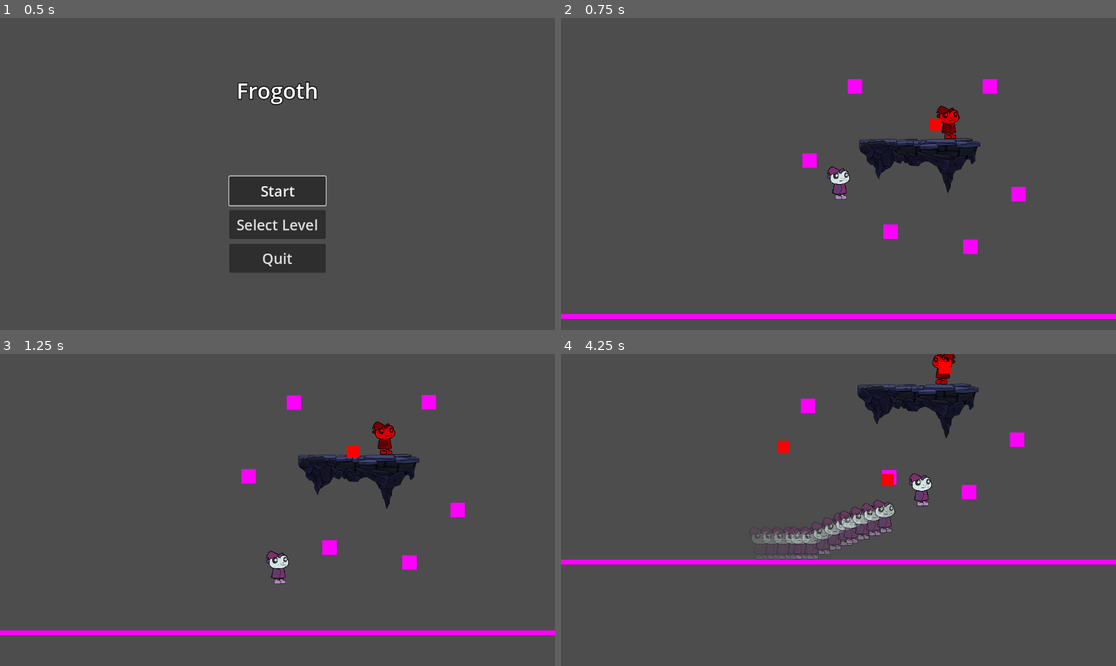
Above: before the commit, frames 1-4 (two rows, left to right).
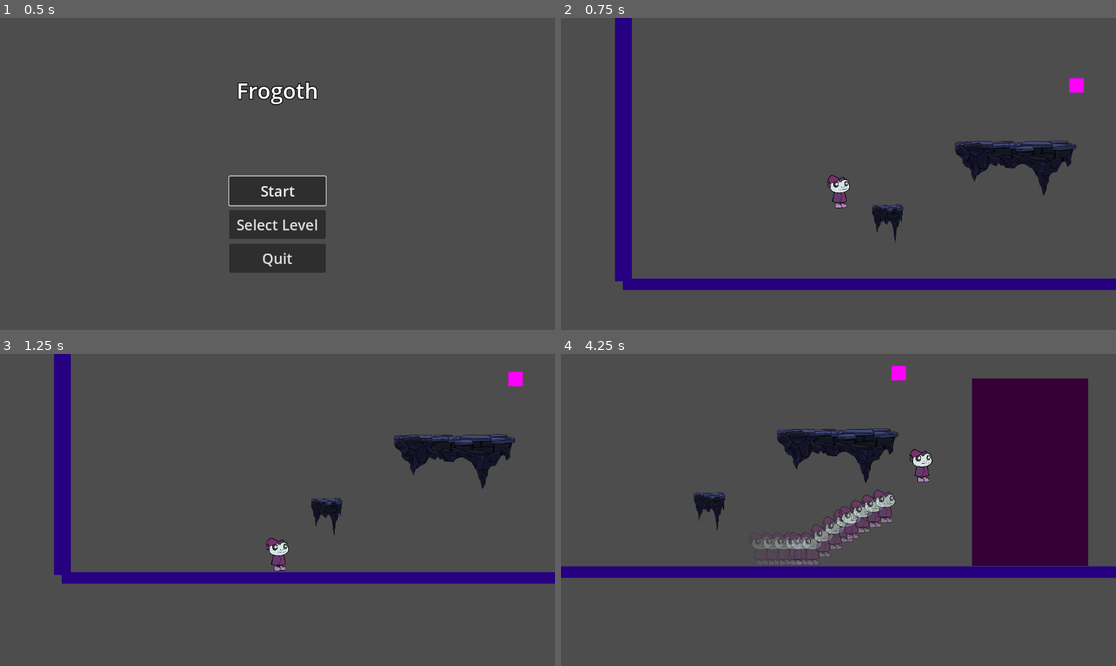
Above: after the commit, the same moments.

Repository: DerBrotDoktor/Frogoth
Game: Godot game, scene res://scenes/main/main.tscn
The game is run twice, just before and just after one commit, with the same random seed, the same clock (stepped at 60 frames per second) and the same inputs.
Inputs (mouse positions are in pixels of both pictures, inside the frame that each line leads up to):
- Up to frame 1 (0.5 s): no input
- Up to frame 2 (0.75 s): click "Start" at 0.5 s
- Up to frame 3 (1.25 s): no input
- Up to frame 4 (4.25 s): move the mouse to (960, 494) at 1.27 s; hold Space (jump) 1.28-2.03 s; hold D (right) 1.28-2.78 s; move the mouse to (727, 525) at 2.02 s; tap Shift (dash) at 2.1, 3.6 s; tap Space (jump) at 2.27, 2.3, 2.57, 3.77, 3.8, 4.07 s; move the mouse to (894, 441) at 2.77 s; hold A (left) 2.78-3.53 s; hold Space (jump) 2.78-3.53 s; move the mouse to (810, 572) at 3.52 s; hold D (right) from 3.53 s (still down)

Frame 1 is identical in both runs. In frame 2, 13% of the frame differs, in the area x 0-100%, y 0-97%; in frame 3, 13%; in frame 4, 25%, in the area x 0-100%, y 0-72%.

Commit message:
Added level_2

Diff:
--- /dev/null
+++ b/scenes/level/level_2.tscn
@@ -0,0 +1,225 @@
+[gd_scene load_steps=8 format=3 uid="uid://ku4cxugekwnb"]
+
+[ext_resource type="PackedScene" uid="uid://dgcv5ildkajr8" path="res://scenes/enviroment/platforms/platform_big_1.tscn" id="1_lsgxm"]
+[ext_resource type="PackedScene" uid="uid://cj7mb0cagsptn" path="res://scenes/bash_points/bash_point.tscn" id="2_uksxq"]
+[ext_resource type="PackedScene" uid="uid://3j5q0ymm7o8s" path="res://scenes/enemies/enemy_single_shot.tscn" id="3_sll38"]
+
+[sub_resource type="RectangleShape2D" id="RectangleShape2D_wn5cx"]
+
+[sub_resource type="PlaceholderTexture2D" id="PlaceholderTexture2D_3sy2b"]
+
+[sub_resource type="RectangleShape2D" id="RectangleShape2D_8jbjw"]
+
+[sub_resource type="PlaceholderTexture2D" id="PlaceholderTexture2D_uaehu"]
+
+[node name="Level2" type="Node2D"]
+
+[node name="PlatformBig1" parent="." instance=ExtResource("1_lsgxm")]
+position = Vector2(733, -32)
+
+[node name="PlatformBig7" parent="." instance=ExtResource("1_lsgxm")]
+position = Vector2(710, -1622)
+
+[node name="PlatformBig3" parent="." instance=ExtResource("1_lsgxm")]
+position = Vector2(2471, -40)
+
+[node name="PlatformBig5" parent="." instance=ExtResource("1_lsgxm")]
+position = Vector2(2834, -989)
+
+[node name="PlatformBig6" parent="." instance=ExtResource("1_lsgxm")]
+position = Vector2(3857, -579)
+
+[node name="PlatformBig2" parent="." instance=ExtResource("1_lsgxm")]
+position = Vector2(204, 202)
+scale = Vector2(0.259508, 0.716278)
+
+[node name="PlatformBig4" parent="." instance=ExtResource("1_lsgxm")]
+position = Vector2(2945, 217)
+scale = Vector2(0.259508, 0.716278)
+
+[node name="PlatformBig8" parent="." instance=ExtResource("1_lsgxm")]
+position = Vector2(1904, -1497)
+scale = Vector2(0.259508, 0.716278)
+
+[node name="Floor" type="StaticBody2D" parent="."]
+modulate = Color(0.14902, 0.160784, 0.501961, 1)
+position = Vector2(1992, 454)
+scale = Vector2(289.117, -2.37829)
+
+[node name="CollisionShape2D" type="CollisionShape2D" parent="Floor"]
+shape = SubResource("RectangleShape2D_wn5cx")
+
+[node name="Sprite2D2" type="Sprite2D" parent="Floor"]
+position = Vector2(-0.0182695, -1.68224)
+rotation = 3.14126
+scale = Vector2(19.942, -20.0308)
+skew = 0.000334501
+texture = SubResource("PlaceholderTexture2D_3sy2b")
+
+[node name="WallLeft" type="StaticBody2D" parent="."]
+modulate = Color(0.14902, 0.160784, 0.501961, 1)
+position = Vector2(-893, -596)
+scale = Vector2(3.3155, -104.358)
+
+[node name="CollisionShape2D" type="CollisionShape2D" parent="WallLeft"]
+shape = SubResource("RectangleShape2D_wn5cx")
+
+[node name="Sprite2D" type="Sprite2D" parent="WallLeft"]
+scale = Vector2(-20.812, 19.9886)
+texture = SubResource("PlaceholderTexture2D_3sy2b")
+
+[node name="WallRight" type="StaticBody2D" parent="."]
+modulate = Color(0.14902, 0.160784, 0.501961, 1)
+position = Vector2(4852, -596)
+scale = Vector2(3.3155, -104.358)
+
+[node name="CollisionShape2D" type="CollisionShape2D" parent="WallRight"]
+shape = SubResource("RectangleShape2D_wn5cx")
+
+[node name="Sprite2D2" type="Sprite2D" parent="WallRight"]
+position = Vector2(2.41284, 0)
+rotation = -3.14159
+scale = Vector2(20.812, -19.9886)
+texture = SubResource("PlaceholderTexture2D_3sy2b")
+
+[node name="BashPoint" parent="." instance=ExtResource("2_uksxq")]
+position = Vector2(777, -711)
+
+[node name="BashPoint3" parent="." instance=ExtResource("2_uksxq")]
+position = Vector2(1244, -997)
+
+[node name="BashPoint29" parent="." instance=ExtResource("2_uksxq")]
+position = Vector2(890, -1326)
+
+[node name="BashPoint30" parent="." instance=ExtResource("2_uksxq")]
+position = Vector2(1227, -1531)
+
+[node name="BashPoint31" parent="." instance=ExtResource("2_uksxq")]
+position = Vector2(1477, -1790)
+
+[node name="BashPoint32" parent="." instance=ExtResource("2_uksxq")]
+position = Vector2(1168, -2133)
+
+[node name="BashPoint33" parent="." instance=ExtResource("2_uksxq")]
+position = Vector2(761, -2074)
+
+[node name="BashPoint34" parent="." instance=ExtResource("2_uksxq")]
+position = Vector2(456, -2049)
+
+[node name="BashPoint35" parent="." instance=ExtResource("2_uksxq")]
+position = Vector2(-53, -1659)
+
+[node name="BashPoint36" parent="." instance=ExtResource("2_uksxq")]
+position = Vector2(193, -1396)
+
+[node name="BashPoint37" parent="." instance=ExtResource("2_uksxq")]
+position = Vector2(473, -1159)
+
+[node name="BashPoint38" parent="." instance=ExtResource("2_uksxq")]
+position = Vector2(-315, -1138)
+
+[node name="BashPoint39" parent="." instance=ExtResource("2_uksxq")]
+position = Vector2(117, -1007)
+
+[node name="BashPoint4" parent="." instance=ExtResource("2_uksxq")]
+position = Vector2(1684, -783)
+
+[node name="BashPoint8" parent="." instance=ExtResource("2_uksxq")]
+position = Vector2(2945, -255)
+
+[node name="BashPoint9" parent="." instance=ExtResource("2_uksxq")]
+position = Vector2(3265, -423)
+
+[node name="BashPoint10" parent="." instance=ExtResource("2_uksxq")]
+position = Vector2(3077, -652)
+
+[node name="BashPoint11" parent="." instance=ExtResource("2_uksxq")]
+position = Vector2(3474, -817)
+
+[node name="BashPoint12" parent="." instance=ExtResource("2_uksxq")]
+position = Vector2(3773, -931)
+
+[node name="BashPoint13" parent="." instance=ExtResource("2_uksxq")]
+position = Vector2(4234, -786)
+
+[node name="BashPoint14" parent="." instance=ExtResource("2_uksxq")]
+position = Vector2(4358, -517)
+
+[node name="BashPoint15" parent="." instance=ExtResource("2_uksxq")]
+position = Vector2(4049, -321)
+
+[node name="BashPoint16" parent="." instance=ExtResource("2_uksxq")]
+position = Vector2(3786, -80)
+
+[node name="BashPoint17" parent="." instance=ExtResource("2_uksxq")]
+position = Vector2(3574, -285)
+
+[node name="BashPoint18" parent="." instance=ExtResource("2_uksxq")]
+position = Vector2(4074, 227)
+
+[node name="BashPoint19" parent="." instance=ExtResource("2_uksxq")]
+position = Vector2(4515, 260)
+
+[node name="BashPoint20" parent="." instance=ExtResource("2_uksxq")]
+position = Vector2(4599, -40)
+
+[node name="BashPoint21" parent="." instance=ExtResource("2_uksxq")]
+position = Vector2(4332, -106)
+
+[node name="BashPoint22" parent="." instance=ExtResource("2_uksxq")]
+position = Vector2(3373, -1041)
+
+[node name="BashPoint23" parent="." instance=ExtResource("2_uksxq")]
+position = Vector2(3197, -1431)
+
+[node name="BashPoint24" parent="." instance=ExtResource("2_uksxq")]
+position = Vector2(2731, -1433)
+
+[node name="BashPoint25" parent="." instance=ExtResource("2_uksxq")]
+position = Vector2(2434, -1343)
+
+[node name="BashPoint26" parent="." instance=ExtResource("2_uksxq")]
+position = Vector2(2175, -924)
+
+[node name="BashPoint27" parent="." instance=ExtResource("2_uksxq")]
+position = Vector2(2341, -586)
+
+[node name="BashPoint28" parent="." instance=ExtResource("2_uksxq")]
+position = Vector2(2719, -757)
+
+[node name="BashPoint7" parent="." instance=ExtResource("2_uksxq")]
+position = Vector2(989, -367)
+
+[node name="BashPoint5" parent="." instance=ExtResource("2_uksxq")]
+position = Vector2(1759, -1170)
+
+[node name="BashPoint40" parent="." instance=ExtResource("2_uksxq")]
+position = Vector2(2114, -1793)
+
+[node name="BashPoint6" parent="." instance=ExtResource("2_uksxq")]
+position = Vector2(1439, -1263)
+
+[node name="BashPoint2" parent="." instance=ExtResource("2_uksxq")]
+position = Vector2(1258, -618)
+
+[node name="Box" type="StaticBody2D" parent="."]
+modulate = Color(0.20871, 0.20871, 0.20871, 1)
+position = Vector2(1534, 41)
+scale = Vector2(24.3138, 38.9135)
+
+[node name="CollisionShape2D" type="CollisionShape2D" parent="Box"]
+shape = SubResource("RectangleShape2D_8jbjw")
+
+[node name="Sprite2D" type="Sprite2D" parent="Box"]
+position = Vector2(0.00996292, 0.0648497)
+scale = Vector2(19.8467, 19.9551)
+texture = SubResource("PlaceholderTexture2D_uaehu")
+
+[node name="EnemySingleShot" parent="." instance=ExtResource("3_sll38")]
+position = Vector2(3859, -760)
+
+[node name="EnemySingleShot2" parent="." instance=ExtResource("3_sll38")]
+position = Vector2(2820, -1172)
+
+[node name="EnemySingleShot3" parent="." instance=ExtResource("3_sll38")]
+position = Vector2(843, -1811)
--- a/scenes/main/main.gd
+++ b/scenes/main/main.gd
@@ -2,7 +2,7 @@
 
 @export var main_menu :PackedScene
 @export var level_select_menu :PackedScene
-@export var level = []
+@export var level :Array[PackedScene] = []
 @export var player :CharacterBody2D
 
 var current_level = -1
--- a/scenes/main/main.tscn
+++ b/scenes/main/main.tscn
@@ -1,17 +1,18 @@
-[gd_scene load_steps=7 format=3 uid="uid://iyel1auqud01"]
+[gd_scene load_steps=8 format=3 uid="uid://iyel1auqud01"]
 
 [ext_resource type="Script" path="res://scenes/main/main.gd" id="1_wtrgv"]
 [ext_resource type="PackedScene" uid="uid://jslvxnacwmvr" path="res://scenes/level/level_1.tscn" id="2_046pa"]
 [ext_resource type="PackedScene" uid="uid://bfqr80qekwaw5" path="res://scenes/player/player.tscn" id="3_cw4d6"]
 [ext_resource type="PackedScene" uid="uid://byylmvxjebsun" path="res://scenes/menus/level_select_menu.tscn" id="3_qm2ey"]
 [ext_resource type="PackedScene" uid="uid://c7uqvsqtn5b6p" path="res://scenes/menus/main_menu.tscn" id="4_3igok"]
+[ext_resource type="PackedScene" uid="uid://ku4cxugekwnb" path="res://scenes/level/level_2.tscn" id="4_lhol7"]
 [ext_resource type="Script" path="res://scenes/main/bash_point_controller.gd" id="6_n33ax"]
 
 [node name="Main" type="Node" node_paths=PackedStringArray("player")]
 script = ExtResource("1_wtrgv")
 main_menu = ExtResource("4_3igok")
 level_select_menu = ExtResource("3_qm2ey")
-level = [ExtResource("2_046pa")]
+level = [ExtResource("4_lhol7"), ExtResource("2_046pa")]
 player = NodePath("Player")
 
 [node name="Player" parent="." instance=ExtResource("3_cw4d6")]
--- a/scenes/player/player.tscn
+++ b/scenes/player/player.tscn
@@ -75,12 +75,12 @@
 scale = Vector2(0.3, 0.3)
 script = ExtResource("1_il0n1")
 normal_speed = 600.0
-jump_velocity = -600.0
-double_jump_velocity = -600.0
+jump_velocity = -1000.0
+double_jump_velocity = -1000.0
 dash_speed = 1400
 bash_speed = 900
 ghost_node = ExtResource("2_rl3rv")
-gravity = 1200
+gravity = 2600
 
 [node name="Animation" type="AnimatedSprite2D" parent="."]
 z_index = 1
